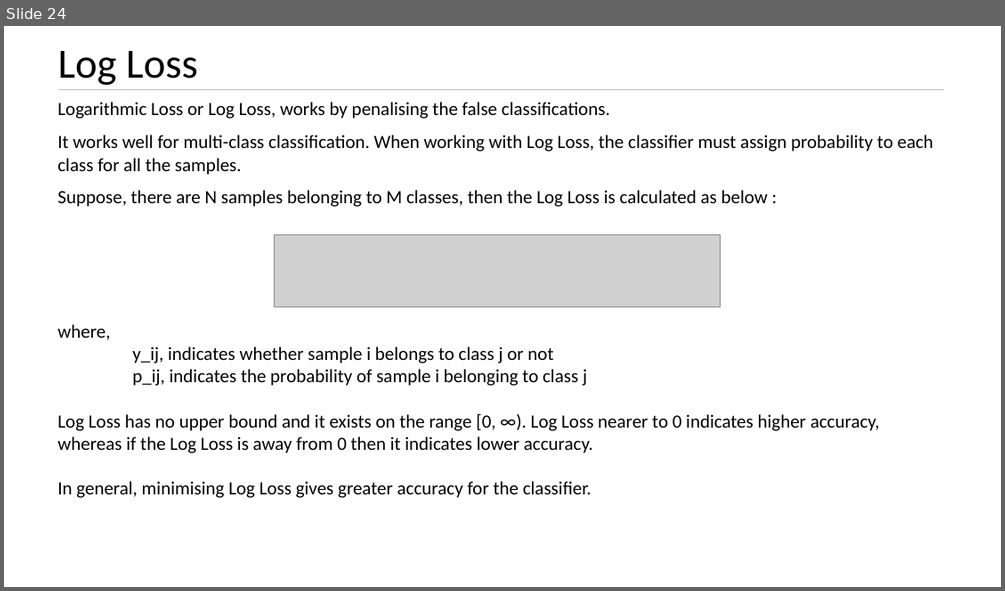
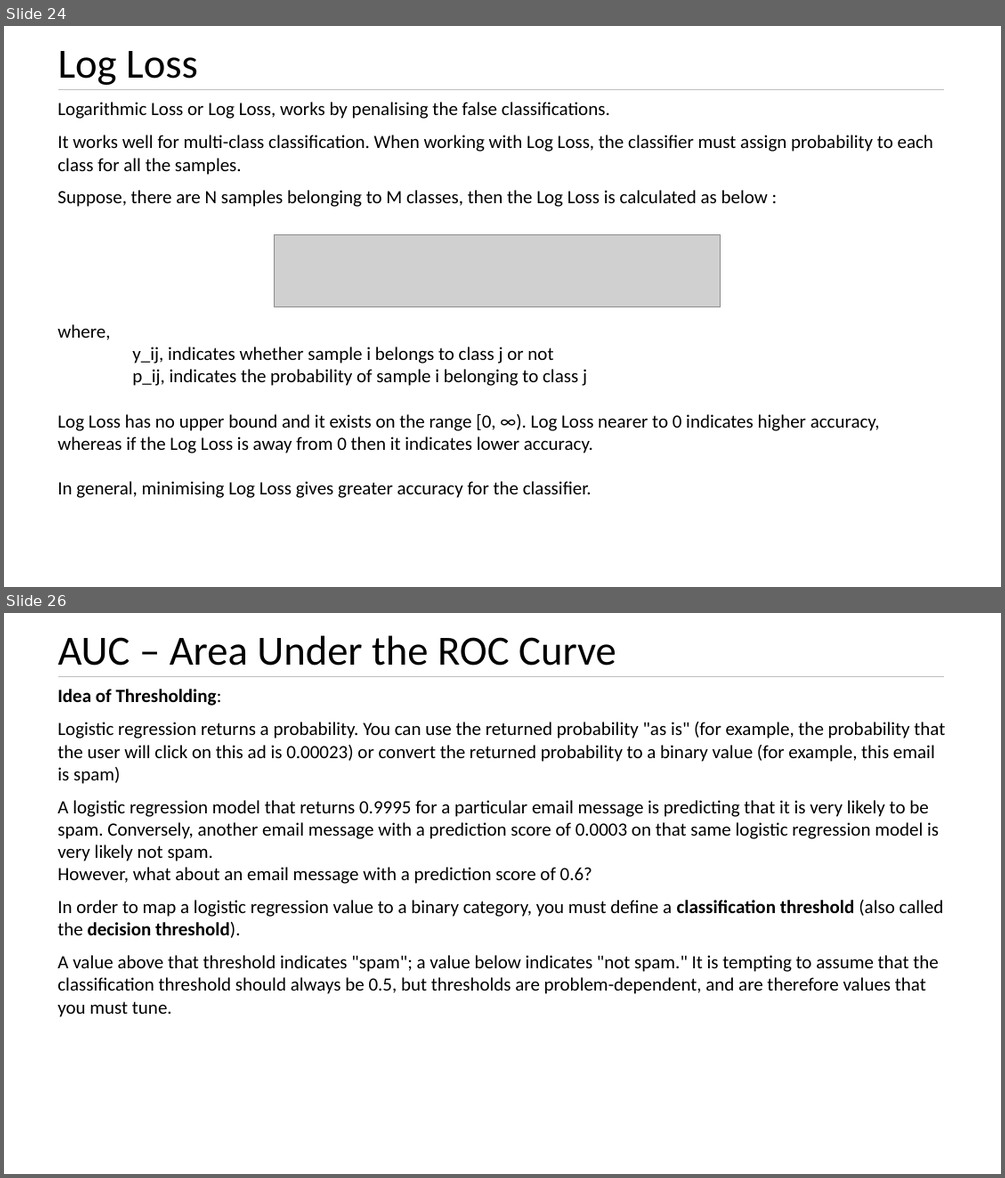
Before and after one commit to kushkul/Intro-to-Analytics, a slide deck: Machine Learning/Lesson 10 Performance Metrics.pptx. Shown one above the other, each under a label of ours: slide 24 before the commit, slides 24 and 26 after it; the slides between them are not shown. The pictures are 1005x591 and 1005x1178 pixels, drawn with LibreOffice and Linux fonts; fonts in the diff are those of the drawing; grey boxes stand for pictures. Boxes give left, top, right and bottom in pixels: in the first picture for what was removed or moved away, otherwise in the second. Text is boxed around its words. In the diff, an @@ line names an element or a change of style, - is before the commit and + after.

```diff
--- a/Machine Learning/Lesson 10 Performance Metrics.pptx
+++ b/Machine Learning/Lesson 10 Performance Metrics.pptx
@@ slide 26 added at [4, 613, 1001, 1174], background #FFFFFF @@
@@ text added at [58, 635, 616, 666], 40 pt, text #000000 @@
+AUC – Area Under the ROC Curve
@@ text added at [57, 689, 945, 1017], 18 pt, text #000000 @@
+Idea of Thresholding:
+Logistic regression returns a probability. You can use the returned probability "as is" (for example, the probability that the user will click on this ad is 0.00023) or convert the returned probability to a binary value (for example, this email is spam)
+A logistic regression model that returns 0.9995 for a particular email message is predicting that it is very likely to be spam. Conversely, another email message with a prediction score of 0.0003 on that same logistic regression model is very likely not spam.
+However, what about an email message with a prediction score of 0.6?
+In order to map a logistic regression value to a binary category, you must define a classification threshold (also called the decision threshold).
+A value above that threshold indicates "spam"; a value below indicates "not spam." It is tempting to assume that the classification threshold should always be 0.5, but thresholds are problem-dependent, and are therefore values that you must tune.
@@ line added from (58, 676) to (945, 676), #BFBFBF 0.5 pt @@
```
Also in this commit, not shown: 1 slide changed, 9 other slides added.
